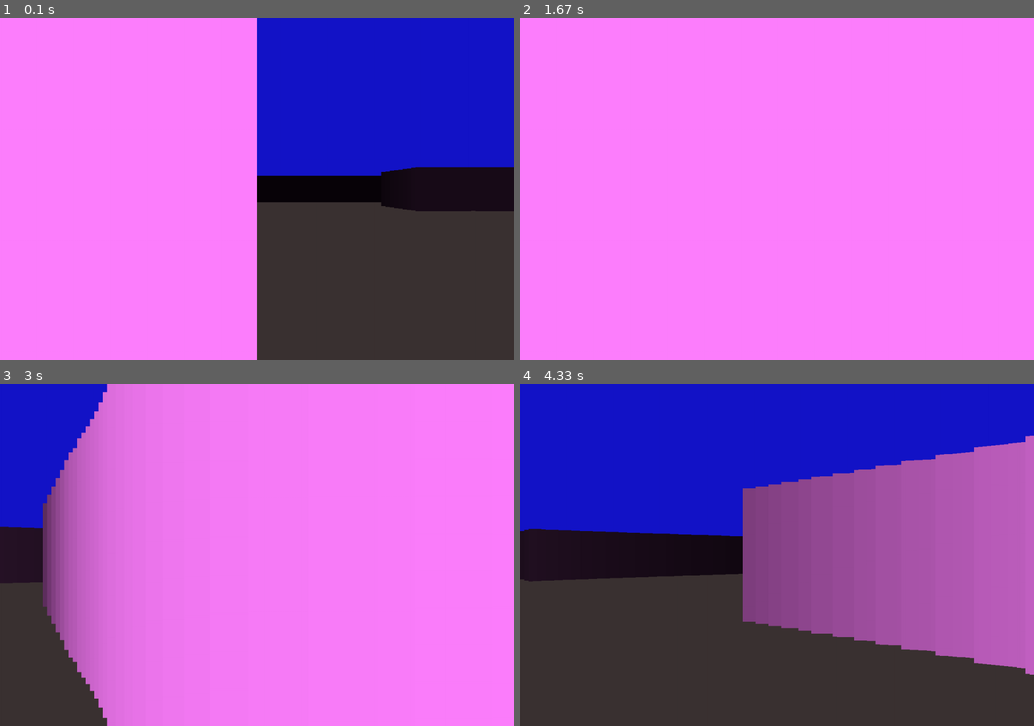
Above: before the commit, frames 1-4 (two rows, left to right).
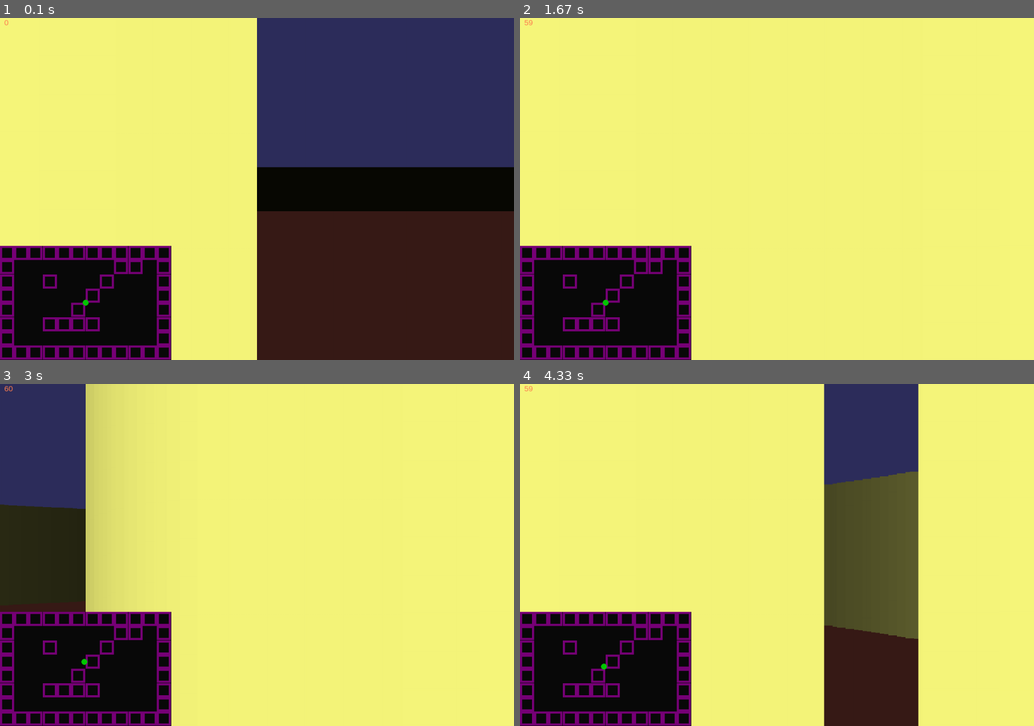
Above: after the commit, the same moments.

Repository: FelipeEd/PygameRaycaster
Game: pygame game, started from main.py
The game is run twice, just before and just after one commit, with the same random seed, the same clock (stepped at 60 frames per second) and the same inputs.
Inputs:
- Up to frame 1 (0.1 s): no input
- Up to frame 2 (1.67 s): hold Right 0.33-0.8 s; hold Right 0.83-1.3 s
- Up to frame 3 (3 s): tap W at 1.9 s; hold Left 2.23-2.63 s; hold A 2.23-2.63 s; hold Right from 2.67 s (still down); hold D from 2.67 s (still down)
- Up to frame 4 (4.33 s): release Right at 3.3 s; release D at 3.3 s; hold Left 3.33-3.8 s; hold A 3.33-3.8 s; hold Right 3.83-4.3 s; hold D 3.83-4.3 s

The runs differ from the first frame. In frame 1, 95% of the frame differs, in the area x 0-100%, y 0-100%; in frame 2, 100%; in frame 3, 99%; in frame 4, 100%.

Commit message:
Adicionado colisão e um mini mapa simples

Diff:
--- a/main.py
+++ b/main.py
@@ -4,11 +4,19 @@
 import math
 from map import world_map
 from raycasting import  Raycasting
+from minimap import drawMinimap
 
 pygame.init()
 screen = pygame.display.set_mode((WIDTH, HEIGHT))
 clock = pygame.time.Clock()
 player = Player()
+font = pygame.font.SysFont("Arial", 18)
+
+
+def update_fps():
+    fps = str(int(clock.get_fps()))
+    fps_text = font.render(fps, 1, pygame.Color("coral"))
+    return fps_text
 
 # game loop
 while True:
@@ -20,11 +28,12 @@
     screen.fill(BLACK)
     pygame.draw.rect(screen,SKY,(0,0,WIDTH,HEIGHT//2))
     pygame.draw.rect(screen, GROUND, (0, HEIGHT//2, WIDTH, HEIGHT // 2))
-    #pygame.draw.circle(screen,RED,(int(player.x),int(player.y)),10)
+
     Raycasting(screen,player)
 
-    #for x, y in world_map:
-    #    pygame.draw.rect(screen,BLUE,(x,y,TILE,TILE),2)
+    drawMinimap(screen, player, world_map)
+    screen.blit(update_fps(), (10, 0))
+
 
     pygame.display.flip()
     clock.tick(FPS)
--- a/map.py
+++ b/map.py
@@ -2,12 +2,12 @@
 
 text_map = [
     'XXXXXXXXXXXX',
-    'X........x.X',
-    'X..X..X....X',
+    'X.......XX.X',
+    'X..X...X...X',
     'X.....X....X',
+    'X....X.....X',
+    'X..XXXX....X',
     'X..........X',
-    'X..XXXX..X.X',
-    'X........X.X',
     'XXXXXXXXXXXX'
 ]
 
@@ -15,5 +15,5 @@
 
 for j, row in enumerate(text_map):
     for i, char in enumerate(row):
-        if char== 'X':
+        if char == 'X':
             world_map.add((i * TILE, j * TILE))
--- /dev/null
+++ b/minimap.py
@@ -0,0 +1,16 @@
+import pygame
+from settings import *
+from map import world_map
+
+def drawMinimap(screen, player, map):
+    minimap = (0, HEIGHT - HEIGHT * MINI_SCALE, WIDTH * MINI_SCALE, HEIGHT)
+    p_x = (player.x * MINI_SCALE)
+    p_y = (player.y * MINI_SCALE) + HEIGHT - HEIGHT * MINI_SCALE
+    pygame.draw.rect(screen, DARKGRAY, minimap)
+    for x, y in world_map:
+        new_x = (x * MINI_SCALE)
+        new_y = (y * MINI_SCALE) + HEIGHT - HEIGHT * MINI_SCALE
+        new_tile = TILE* MINI_SCALE
+        pygame.draw.rect(screen, PURPLE, (new_x,new_y, new_tile,new_tile), 5)
+
+    pygame.draw.circle(screen , GREEN, (int(p_x), int(p_y)), 7)
--- a/player.py
+++ b/player.py
@@ -1,20 +1,20 @@
 import pygame
 from settings import *
-import  math
+import math
 from map import world_map
 
 
 class Player:
     def __init__(self):
-        self.x,self.y = player_pos
+        self.x, self.y = player_pos
         self.angle = player_angle
 
     @property
     def pos(self):
-      return (self.x,self.y)
+      return (self.x, self.y)
 
     def checkWall(self):
-        return (int(self.x // 100),int(self.y // 100)) in world_map
+        return (self.x//TILE*TILE, self.y//TILE*TILE) in world_map
 
     def move(self):
         keys = pygame.key.get_pressed()
@@ -43,4 +43,8 @@
         if keys[pygame.K_RIGHT]:
             self.angle += 0.1
 
+        if self.checkWall():
+            self.x = old_x
+            self.y = old_y
+
         self.angle = self.angle % (2*math.pi)
--- a/raycasting.py
+++ b/raycasting.py
@@ -9,14 +9,14 @@
         ray_angle = player.angle + ray_n * D_ANGLE - FOV/2
         sin_a = math.sin(ray_angle)
         cos_a = math.cos(ray_angle)
-        for dist in range(1,RENDER_DIST,3):
+        for dist in range(20,RENDER_DIST,2):
             x = x0 + dist * cos_a
             y = y0 + dist * sin_a
             if(x//TILE*TILE,y//TILE*TILE) in world_map:
                 dist*= math.cos(player.angle - ray_angle)
-                proj_height = 3*PROJ_COEFF/dist
+                proj_height = WALL_SCALE*PROJ_COEFF/dist
                 c = 255/ (1+dist*dist*0.0001)
-                color = (c,c//2,c)
+                color = (c,c,c//2)
                 pygame.draw.rect(screen,color,(ray_n*SCALE,HEIGHT/2-proj_height//2,SCALE,proj_height))
                 break
         #pygame.draw.line(screen, DARKGRAY, player.pos, (x,y), 2 )
--- a/settings.py
+++ b/settings.py
@@ -6,6 +6,7 @@
 FPS = 60
 TILE = 100
 FOV = 60 * math.pi / 180
+MINI_SCALE = 1 / 3
 
 
 # player settings
@@ -20,14 +21,15 @@
 DIST = N_RAYS/(2*math.tan(FOV/2))
 PROJ_COEFF = DIST * TILE
 SCALE = WIDTH/ N_RAYS
+WALL_SCALE = 5
 
 # colors
 WHITE = (255,255,255)
 BLACK = (0,0,0)
 RED = (255,0,0)
-GREEN = (0,255,0)
+GREEN = (0,200,0)
 BLUE = (0,0,255)
-DARKGRAY = (110,110,110)
+DARKGRAY = (10,10,10)
 PURPLE = (120,0,120)
-GROUND = (59,50,50)
-SKY = (20,20,200)
+GROUND = (56, 27, 23)
+SKY = (46, 46, 92)
